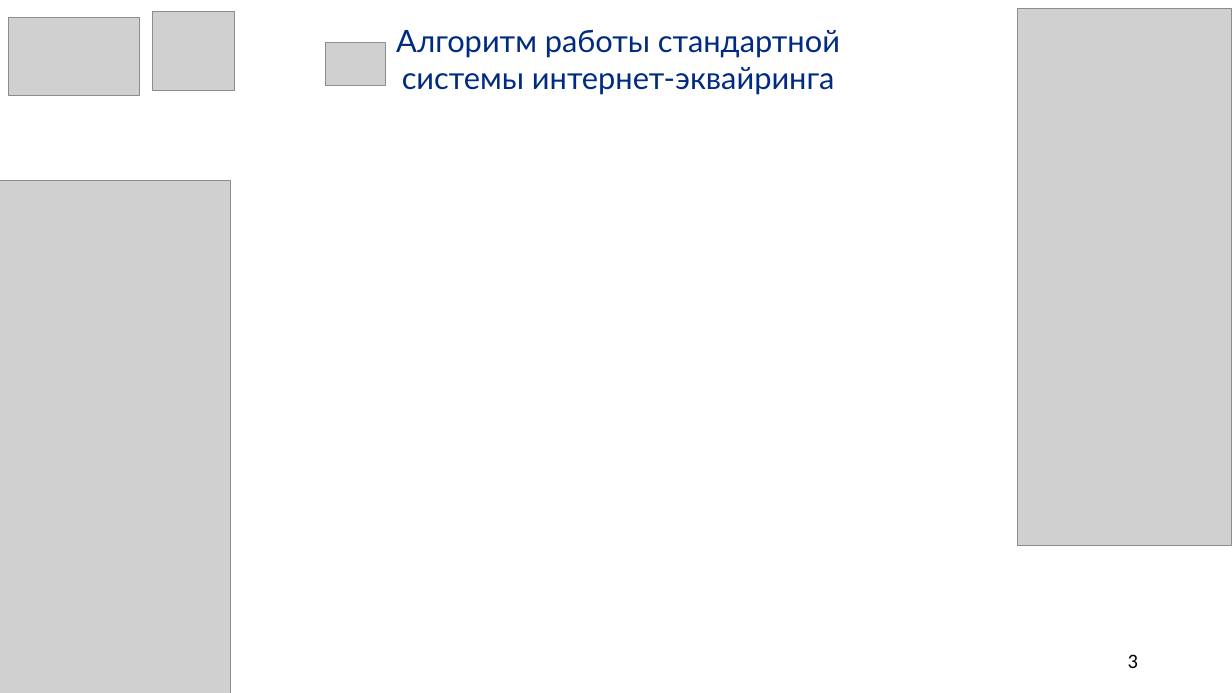
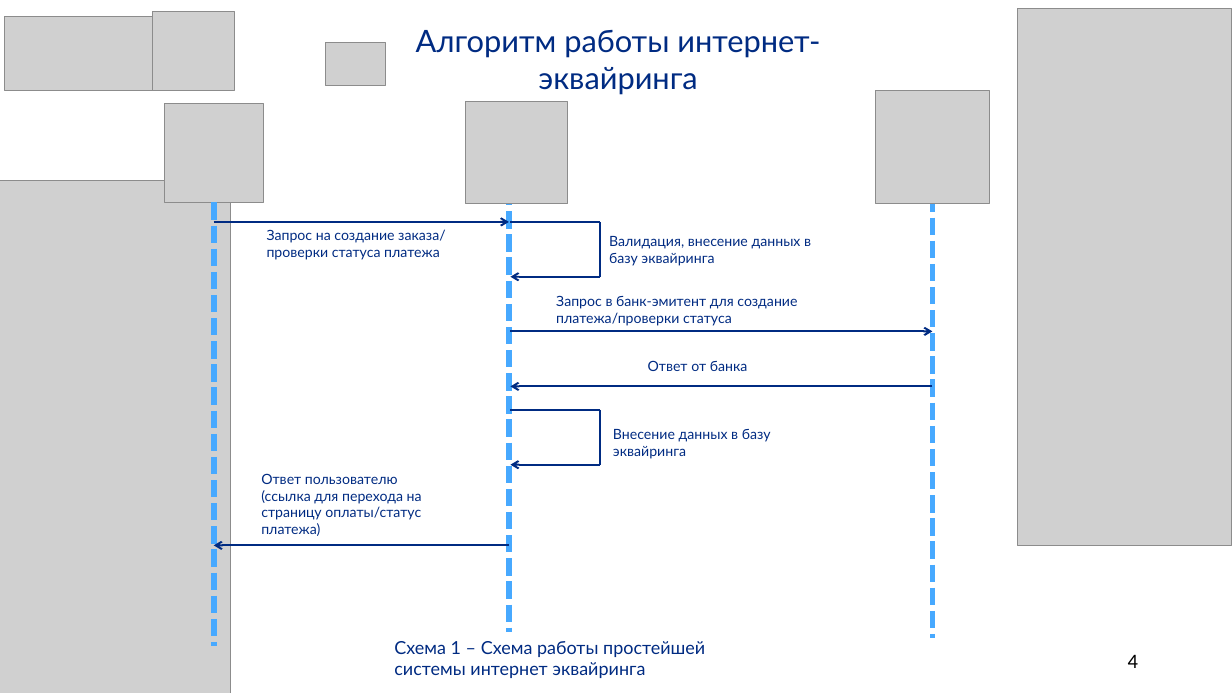
Before and after one commit to SalminaTatyana/DiplomNote, a slide deck: slide 4 of Иванова.pptx (slide 3 before the commit). Drawn at 1232x693 pixels with LibreOffice and Linux fonts; fonts in the diff are those of the drawing; grey boxes stand for pictures. Boxes give left, top, right and bottom in pixels: in the first picture for what was removed or moved away, otherwise in the second. Text is boxed around its words. In the diff, an @@ line names an element or a change of style, - is before the commit and + after.

```diff
--- a/Иванова.pptx
+++ b/Иванова.pptx
@@ picture: place and size @@
-picture at <box>9,18,140,95</box>
+picture at <box>5,16,152,90</box>
@@ text at <box>416,30,820,95</box>: text changed @@
-Алгоритм работы стандартной системы интернет-эквайринга
+Алгоритм работы интернет-эквайринга
@@ picture added at <box>165,104,263,202</box> @@
@@ picture added at <box>466,102,568,204</box> @@
@@ picture added at <box>876,91,990,204</box> @@
@@ line added from (213, 202) to (213, 646), #47A9FF 4.5 pt dashed @@
@@ line added from (509, 189) to (509, 632), #47A9FF 4.5 pt dashed @@
@@ line added from (933, 194) to (933, 638), #47A9FF 4.5 pt dashed @@
@@ arrow added from (213, 222) to (509, 222), #002B82 1.5 pt @@
@@ text added at <box>267,229,445,260</box>, 11 pt, text #002B82 @@
+Запрос на создание заказа/
+проверки статуса платежа
@@ line added from (510, 222) to (600, 222), #002B82 1 pt @@
@@ line added from (600, 222) to (600, 276), #002B82 1 pt @@
@@ text added at <box>609,236,811,266</box>, 11 pt, text #002B82 @@
+Валидация, внесение данных в базу эквайринга
@@ arrow added from (600, 276) to (510, 276), #002B82 1.5 pt @@
@@ text added at <box>556,295,797,326</box>, 11 pt, text #002B82 @@
+Запрос в банк-эмитент для создание платежа/проверки статуса
@@ arrow added from (510, 332) to (933, 332), #002B82 1.5 pt @@
@@ arrow added from (933, 386) to (510, 386), #002B82 1.5 pt @@
@@ text added at <box>648,360,748,371</box>, 11 pt, text #002B82 @@
+Ответ от банка
@@ line added from (510, 410) to (600, 410), #002B82 1 pt @@
@@ line added from (600, 410) to (600, 465), #002B82 1 pt @@
@@ text added at <box>613,429,771,459</box>, 11 pt, text #002B82 @@
+Внесение данных в базу эквайринга
@@ text added at <box>261,473,422,536</box>, 11 pt, text #002B82 @@
+Ответ пользователю (ссылка для перехода на страницу оплаты/статус платежа)
@@ arrow added from (600, 465) to (510, 465), #002B82 1.5 pt @@
@@ arrow added from (509, 545) to (213, 545), #002B82 1.5 pt @@
@@ text added at <box>394,641,705,678</box>, 14 pt, text #002B82 @@
+Схема 1 – Схема работы простейшей системы интернет эквайринга
@@ page number at <box>1128,654,1138,668</box>: text changed @@
-3
+4
```
Also in this commit, not shown: 13 other slides changed, 3 slides added, 1 slide removed.
